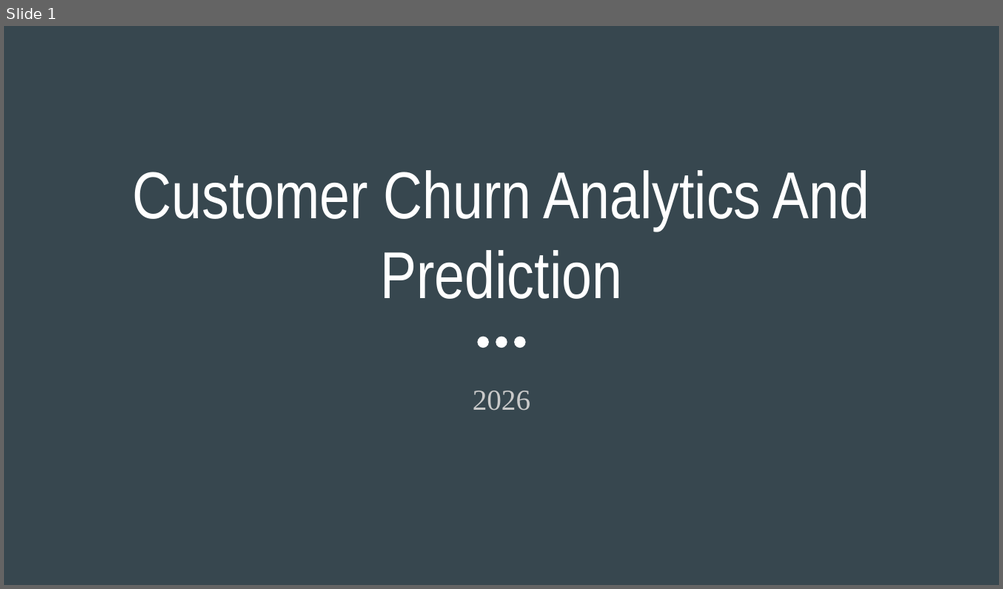
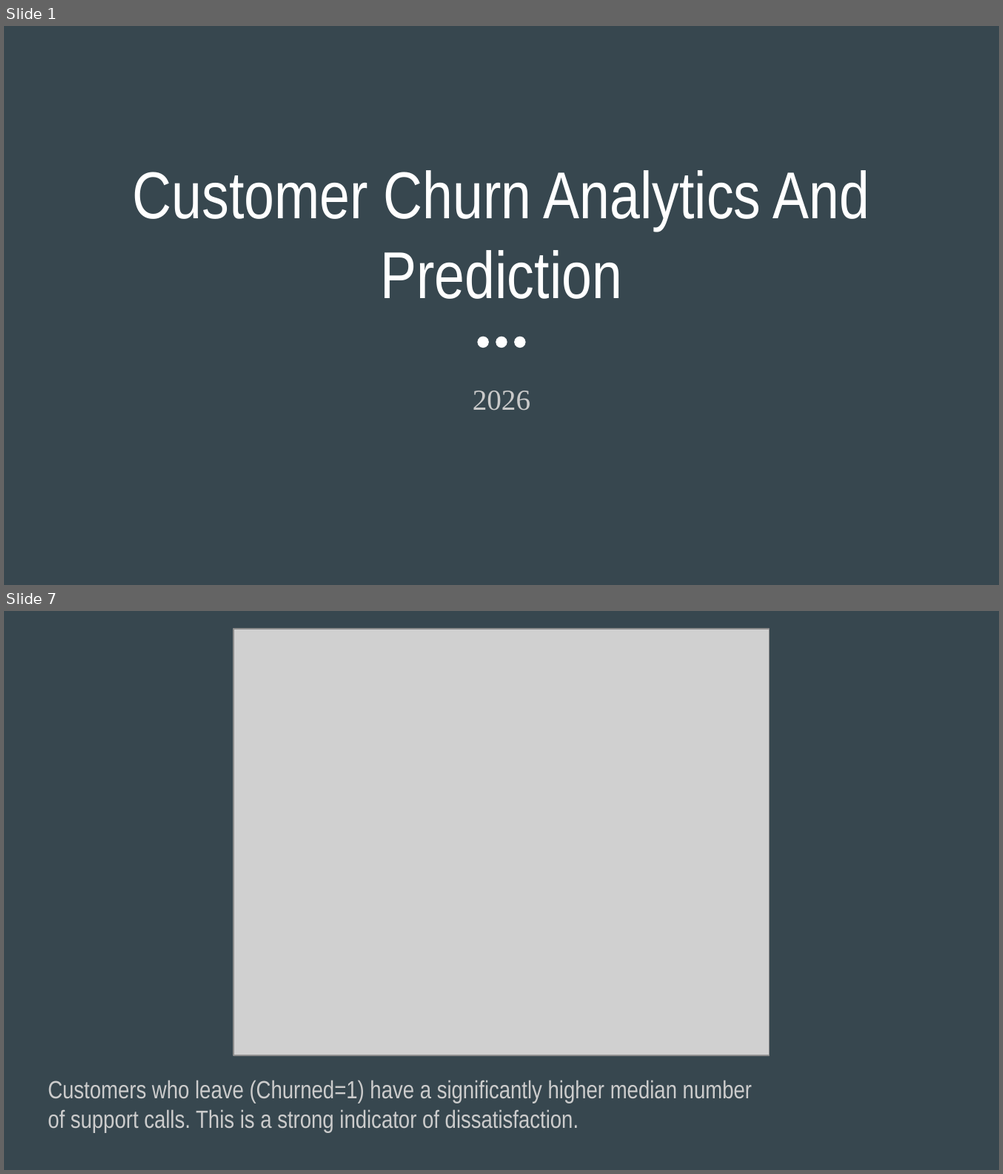
Before and after one commit to TuanNguyenDin/Ecommerce-customer-behavior, a slide deck: Customer Churn Analytics And Prediction.pptx. Shown one above the other, each under a label of ours: slide 1 before the commit, slides 1 and 7 after it; the slides between them are not shown. The pictures are 1003x589 and 1003x1174 pixels, drawn with LibreOffice and Linux fonts; fonts in the diff are those of the drawing; grey boxes stand for pictures. Boxes give left, top, right and bottom in pixels: in the first picture for what was removed or moved away, otherwise in the second. Text is boxed around its words. In the diff, an @@ line names an element or a change of style, - is before the commit and + after.

```diff
--- a/Customer Churn Analytics And Prediction.pptx
+++ b/Customer Churn Analytics And Prediction.pptx
@@ slide 7 added at bbox=[4, 611, 999, 1170], background #37474F @@
@@ picture added at bbox=[233, 629, 769, 1056] @@
@@ text added at bbox=[48, 1080, 751, 1133], 18 pt, text #CCCCCC @@
+Customers who leave (Churned=1) have a significantly higher median number of support calls. This is a strong indicator of dissatisfaction.
```
Also in this commit, not shown: 2 slides changed, 5 other slides added, 6 slides removed.
